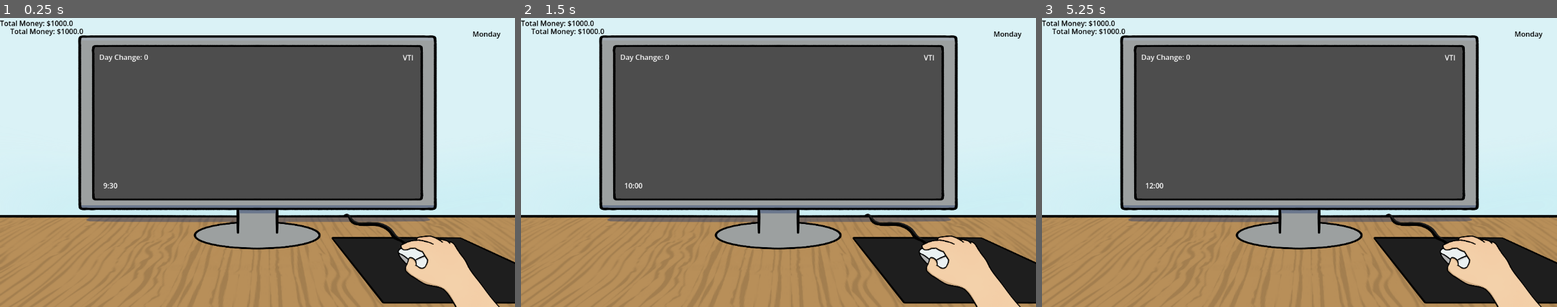
Above: before the commit, frames 1-3 (left to right).
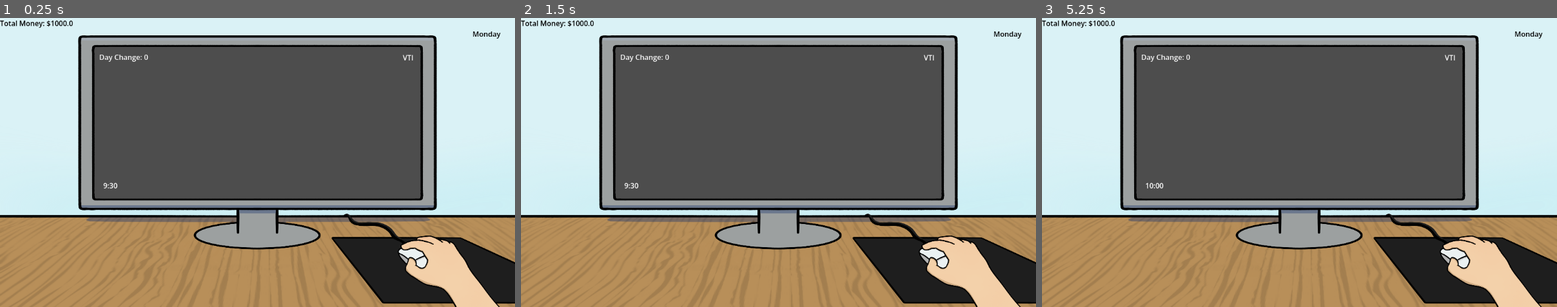
Above: after the commit, the same moments.

Repository: connorheyz/jamfest-2026-buy-signal-game
Game: Godot game, scene res://desktop/minigame.tscn
The game is run twice, just before and just after one commit, with the same random seed, the same clock (stepped at 60 frames per second) and the same inputs. The project has no main scene, so this scene is started directly.
Inputs (mouse positions are in pixels of both pictures, inside the frame that each line leads up to):
- Up to frame 1 (0.25 s): no input
- Up to frame 2 (1.5 s): tap Enter at 0.5 s; move the mouse to (891, 148) at 0.52 s; hold A (buy) 0.53-1.28 s; tap D (sell) at 0.8, 1.35 s; tap Space at 1.25 s; move the mouse to (675, 176) at 1.27 s
- Up to frame 3 (5.25 s): tap A (buy) at 1.55, 3.05, 4.55 s; tap Enter at 2, 3.5 s; move the mouse to (1351, 98) at 2.02 s; hold A (buy) 2.03-2.78 s; tap D (sell) at 2.3, 2.85, 3.8, 4.35 s; tap Space at 2.75, 4.25 s; move the mouse to (1273, 220) at 2.77 s; move the mouse to (1454, 205) at 3.52 s; hold A (buy) 3.53-4.28 s; move the mouse to (1145, 119) at 4.27 s; move the mouse to (1325, 162) at 5.02 s; hold A (buy) from 5.03 s (still down)

The runs differ from the first frame. In frame 1, 0.2% of the frame differs, in the area x 2-17%, y 3-7%; in frame 2, 0.2%, in the area x 2-24%, y 3-60%; in frame 3, 0.2%.
Error in both runs: Invalid access to property or key 'ticker' on a base object of type 'Nil'. (res://desktop/stock_minigame.gd:26)

Commit message:
salternating buhy and sell signals ahahahahahahahah

Diff:
--- a/desktop/minigame.tscn
+++ b/desktop/minigame.tscn
@@ -9,8 +9,8 @@
 [ext_resource type="Script" uid="uid://dbwvsvfhxscud" path="res://desktop/clock.gd" id="7_dipoy"]
 [ext_resource type="PackedScene" uid="uid://cj0ka5piaau77" path="res://price_engine/stock_scene.tscn" id="8_mgcpr"]
 [ext_resource type="PackedScene" uid="uid://b4l86xnah0j5g" path="res://queue_up_menu/queue_up_menu.tscn" id="9_sd31f"]
-[ext_resource type="PackedScene" uid="uid://d2qltat0v82t8" path="res://rhythm/rhythm_scene.tscn" id="10_qmb8p"]
-[ext_resource type="PackedScene" uid="uid://b2fukhhxr3gje" path="res://shop/money_label.tscn" id="10_qmb8p"]
+[ext_resource type="PackedScene" path="res://shop/money_label.tscn" id="10_qmb8p"]
+[ext_resource type="PackedScene" uid="uid://d2qltat0v82t8" path="res://rhythm/rhythm_scene.tscn" id="11_07u45"]
 
 [node name="Desktop" type="Control" unique_id=1725560712 node_paths=PackedStringArray("stock_ticker")]
 layout_mode = 3
@@ -98,6 +98,7 @@
 
 [node name="HalfHourTimer" type="Timer" parent="." unique_id=421547147]
 unique_name_in_owner = true
+wait_time = 5.0
 autostart = true
 
 [node name="Clock" type="Label" parent="." unique_id=247581126]
@@ -117,10 +118,14 @@
 [node name="QueueUpMenu" parent="." unique_id=1808077402 instance=ExtResource("9_sd31f")]
 visible = false
 
-[node name="RhythmScene" parent="." unique_id=2051092556 instance=ExtResource("10_qmb8p")]
-unique_name_in_owner = true
 [node name="MoneyLabel" parent="." unique_id=1319991699 instance=ExtResource("10_qmb8p")]
 layout_mode = 0
+offset_left = 0.0
+offset_top = 0.0
+offset_right = 134.0
+offset_bottom = 52.0
+
+[node name="RhythmScene" parent="." unique_id=2051092556 instance=ExtResource("11_07u45")]
+unique_name_in_owner = true
 
 [connection signal="button_queue_up_pressed" from="QueueUpMenu" to="." method="_on_queue_up_menu_button_queue_up_pressed"]
-[connection signal="enqueue_cue" from="RhythmScene" to="." method="_on_rhythm_scene_enqueue_cue"]
--- a/rhythm/rhythm.gd
+++ b/rhythm/rhythm.gd
@@ -11,6 +11,7 @@
 var thing_to_look_for: bool ## true buy, false sell
 var action_taken: bool
 var is_critical_now: bool
+var next_thing_to_add: bool ## true buy, false sell
 
 func _init() -> void:
 	rhythm_queue = []
@@ -19,6 +20,7 @@
 	next_critical = 0
 	action_taken = false
 	is_critical_now = false
+	next_thing_to_add = false
 
 func do_tick() -> void:
 	if len(rhythm_queue) > 0:
@@ -63,26 +65,51 @@
 		return
 
 	if rng.randf() < 0.2 and len(rhythm_queue) == 0:
-		rhythm_queue.append(
-			RhythmEvent.new(
-				4,
-				6,
-				7,
-				Cue.new(
-					Stock.FunctionType.LINEAR,
-					-50,
-					3,
-					3,
-				),
-				Cue.new(
-					Stock.FunctionType.LINEAR,
-					100,
-					11,
+		if next_thing_to_add:
+			rhythm_queue.append(
+				RhythmEvent.new(
+					4,
+					4,
 					7,
-				),
-				true
+					Cue.new(
+						Stock.FunctionType.LINEAR,
+						2,
+						3,
+						3,
+					),
+					Cue.new(
+						Stock.FunctionType.LINEAR,
+						-5,
+						11,
+						7,
+					),
+					true
+				)
 			)
-		)
+
+		else:
+			rhythm_queue.append(
+				RhythmEvent.new(
+					4,
+					4,
+					7,
+					Cue.new(
+						Stock.FunctionType.LINEAR,
+						-5,
+						3,
+						3,
+					),
+					Cue.new(
+						Stock.FunctionType.LINEAR,
+						10,
+						11,
+						7,
+					),
+					true
+				)
+			)
+
+		next_thing_to_add = !next_thing_to_add
 
 func bought_or_sold():
 	if is_critical_now:
--- a/rhythm/rhythm_scene.gd
+++ b/rhythm/rhythm_scene.gd
@@ -1,4 +1,5 @@
-extends Node
+extends Node2D
+class_name RhythmScene
 
 signal enqueue_cue(cue: Cue)
 
